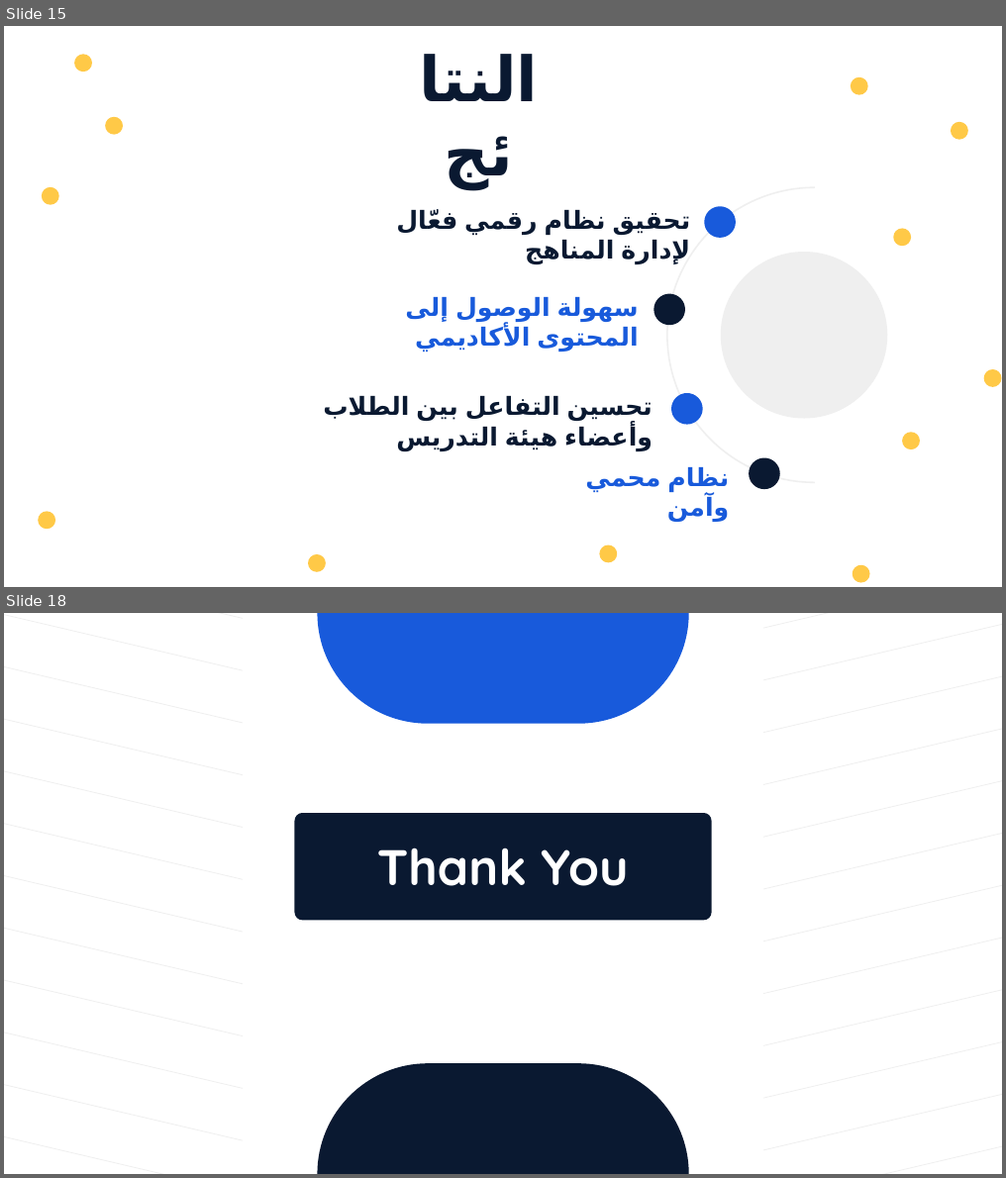
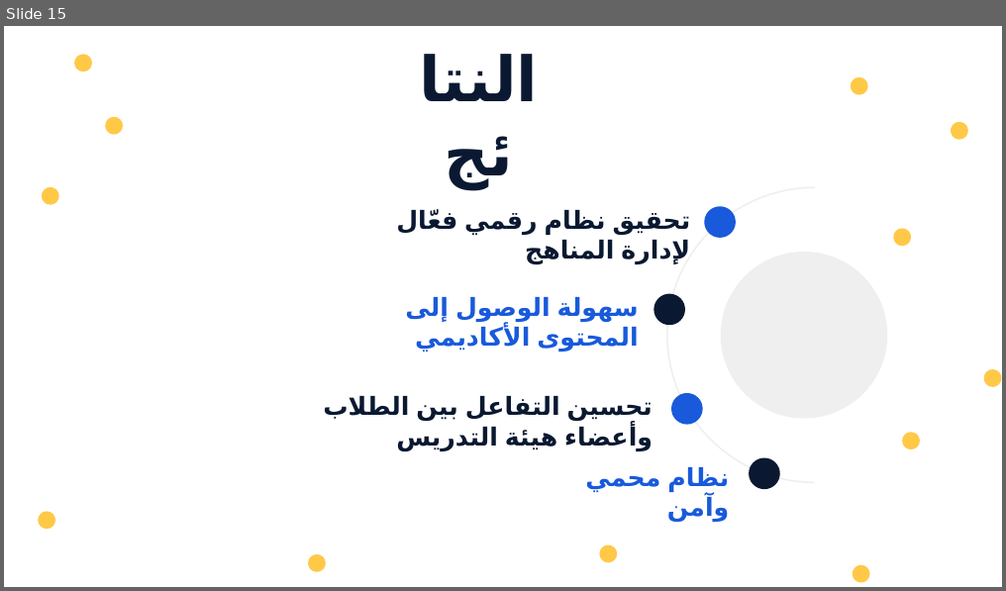
Before and after one commit to Wesam-1110111/TGP, a slide deck: PowerPoint.pptx. Shown one above the other, each under a label of ours: slides 15 and 18 before the commit, slide 15 after it; the slides between them are not shown. The pictures are 1006x1178 and 1006x591 pixels, drawn with LibreOffice and Linux fonts; fonts in the diff are those of the drawing. Boxes give left, top, right and bottom in pixels: in the first picture for what was removed or moved away, otherwise in the second. Text is boxed around its words. In the diff, an @@ line names an element or a change of style, - is before the commit and + after.

```diff
--- a/PowerPoint.pptx
+++ b/PowerPoint.pptx
@@ slide 18 removed at (4, 613, 1002, 1174), background #FFFFFF @@
@@ freeform shape removed at (4, 613, 1002, 1174) @@
@@ freeform shape removed at (243, 613, 764, 1174) @@
@@ freeform shape removed at (317, 613, 690, 724) @@
@@ freeform shape removed at (294, 813, 712, 922) @@
@@ text removed at (377, 848, 628, 886) @@
-Thank You
@@ freeform shape removed at (317, 1062, 690, 1174) @@
```
Also in this commit, not shown: 10 slides changed, 2 other files.
